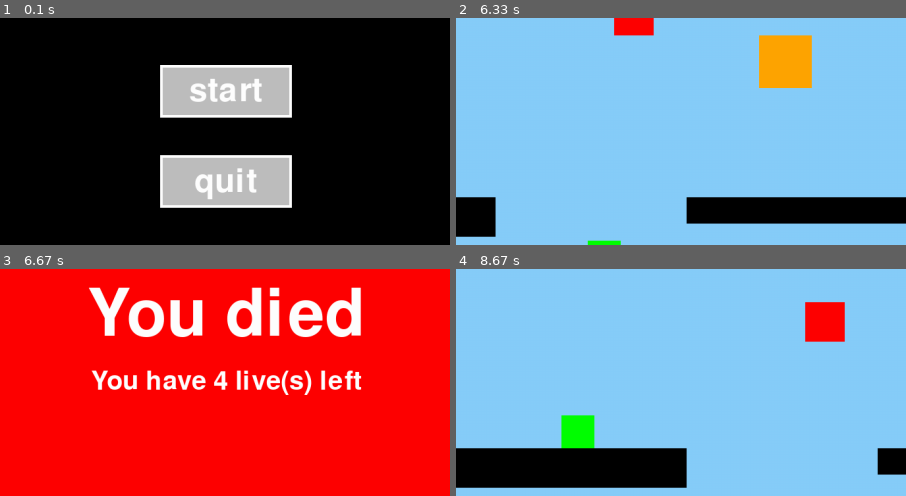
Above: before the commit, frames 1-4 (two rows, left to right).
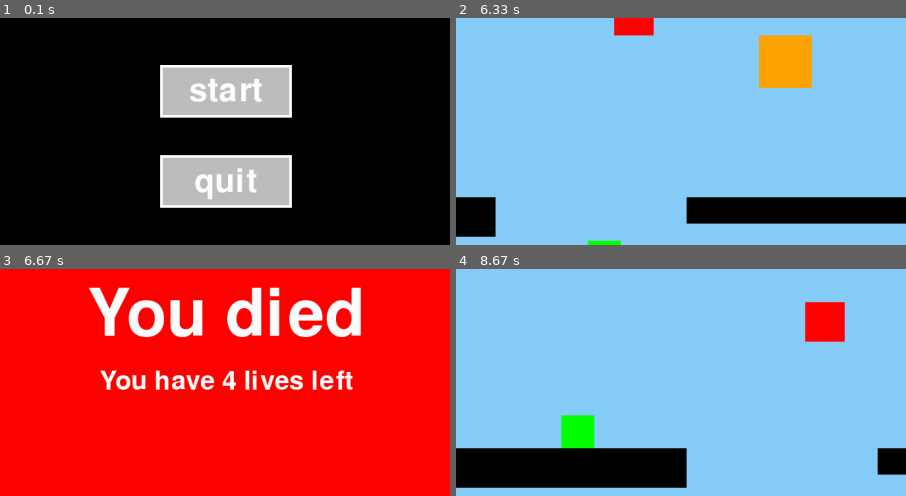
Above: after the commit, the same moments.

Repository: cast-hen/titanic_escape
Game: pygame game, started from main.py
Same seed, same stepped clock (60 frames per second), same inputs: the game is played once before the commit and once after it.
Inputs (mouse positions are % of the whole screen's width and height, from its top left):
- Up to frame 1 (0.1 s): no input
- Up to frame 2 (6.33 s): click "start" at 0.38 s; tap Enter at 0.67 s; hold W 1.5-1.97 s; move the mouse to (19, 35) at 1.53 s; hold W 3.5-3.87 s; move the mouse to (14, 47) at 3.53 s; hold W 5.57-5.87 s; move the mouse to (34, 17) at 5.6 s; hold D from 5.9 s (still down); move the mouse to (76, 41) at 5.93 s
- Up to frame 3 (6.67 s): release D at 6.37 s
- Up to frame 4 (8.67 s): no input
The pictures show only the part of the screen within x 25-75%, y 40-90%; the shares and areas given below are measured in that part.

Frames 1-2 are identical in both runs. In frame 3, 2.8% of the frame differs, in the area x 20-81%, y 44-56%; in frame 4, nothing differs.

Commit message:
def game over number of lives

Diff:
--- a/common.py
+++ b/common.py
@@ -54,7 +54,10 @@
         lives = 2
     else:
         textPrint("You died", 100, 'white', (WIDTH/2, HEIGHT/2))
-        textPrint("You have " + str(lives) + " live(s) left", 40, 'white', (WIDTH / 2, HEIGHT / 2 + 100))
+        if lives == 1:
+            textPrint("You have " + str(lives) + " live left", 40, 'white', (WIDTH / 2, HEIGHT / 2 + 100))
+        else:
+            textPrint("You have " + str(lives) + " lives left", 40, 'white', (WIDTH / 2, HEIGHT / 2 + 100))
     pygame.display.flip()
     time.sleep(2)
     return 200, 200, lives, state
